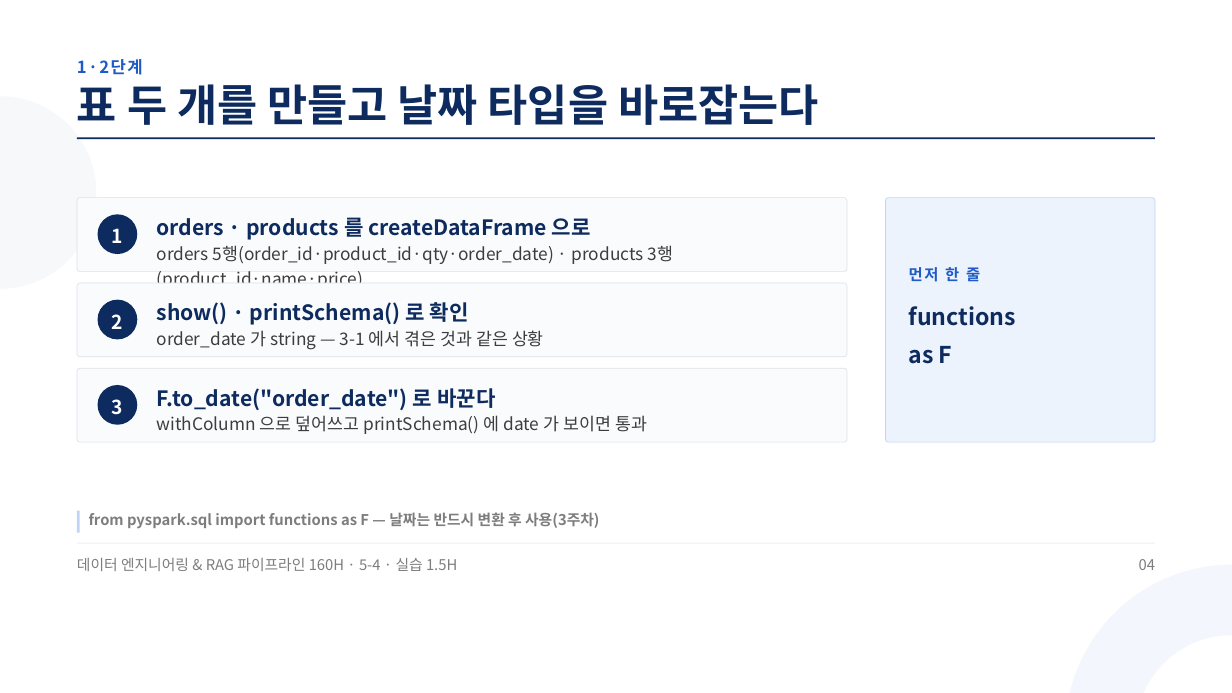
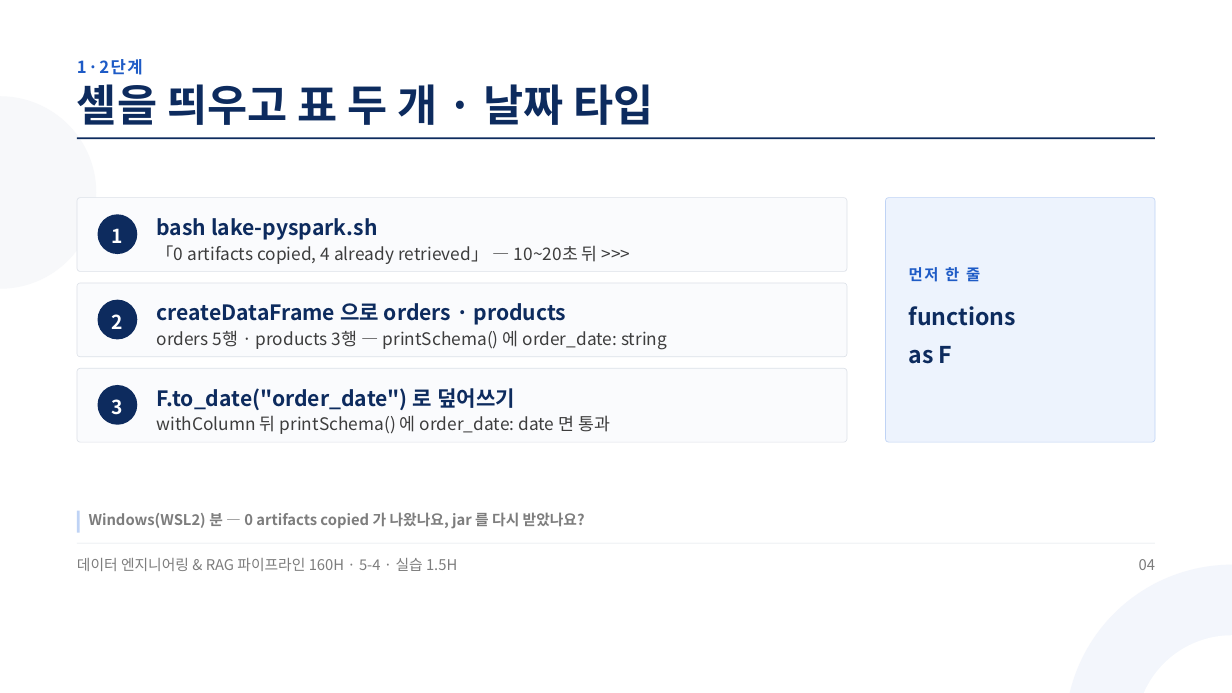
Before and after one commit to aebonlee/materials, a slide deck: slide 4 of data-eng/decks/w5d4s2.pptx. Drawn at 1232x693 pixels with LibreOffice and Linux fonts; fonts in the diff are those of the drawing. Boxes give left, top, right and bottom in pixels: in the first picture for what was removed or moved away, otherwise in the second. Text is boxed around its words. In the diff, an @@ line names an element or a change of style, - is before the commit and + after.

```diff
--- a/data-eng/decks/w5d4s2.pptx
+++ b/data-eng/decks/w5d4s2.pptx
@@ text at [77,84,654,125]: text changed @@
-표 두 개를 만들고 날짜 타입을 바로잡는다
+셸을 띄우고 표 두 개 · 날짜 타입
@@ text at [157,218,377,240]: text changed @@
-orders · products 를 createDataFrame 으로
+bash lake-pyspark.sh
@@ text at [157,245,598,264]: text changed @@
-orders 5행(order_id·product_id·qty·order_date) · products 3행(product_id·name·price)
+「0 artifacts copied, 4 already retrieved」 — 10~20초 뒤 >>>
@@ text at [157,303,567,325]: text changed @@
-show() · printSchema() 로 확인
+createDataFrame 으로 orders · products
@@ text at [157,330,667,350]: text changed @@
-order_date 가 string — 3-1 에서 겪은 것과 같은 상황
+orders 5행 · products 3행 — printSchema() 에 order_date: string
@@ text at [157,388,515,410]: text changed @@
-F.to_date("order_date") 로 바꾼다
+F.to_date("order_date") 로 덮어쓰기
@@ text at [157,415,610,434]: text changed @@
-withColumn 으로 덮어쓰고 printSchema() 에 date 가 보이면 통과
+withColumn 뒤 printSchema() 에 order_date: date 면 통과
@@ text at [89,512,585,529]: text changed @@
-from pyspark.sql import functions as F — 날짜는 반드시 변환 후 사용(3주차)
+Windows(WSL2) 분 — 0 artifacts copied 가 나왔나요, jar 를 다시 받았나요?
```
Also in this commit, not shown: 8 other slides changed, 1 slide added, 1 slide removed, 11 other files.
